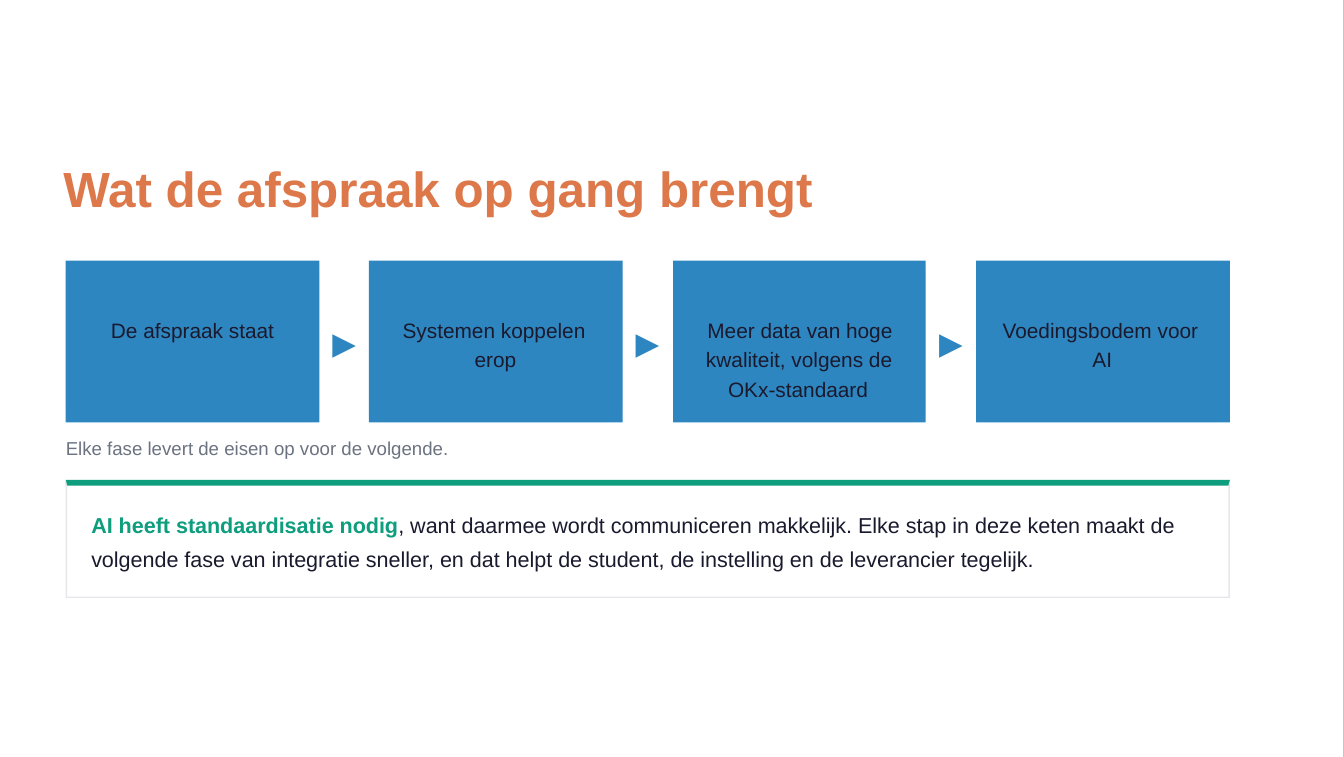
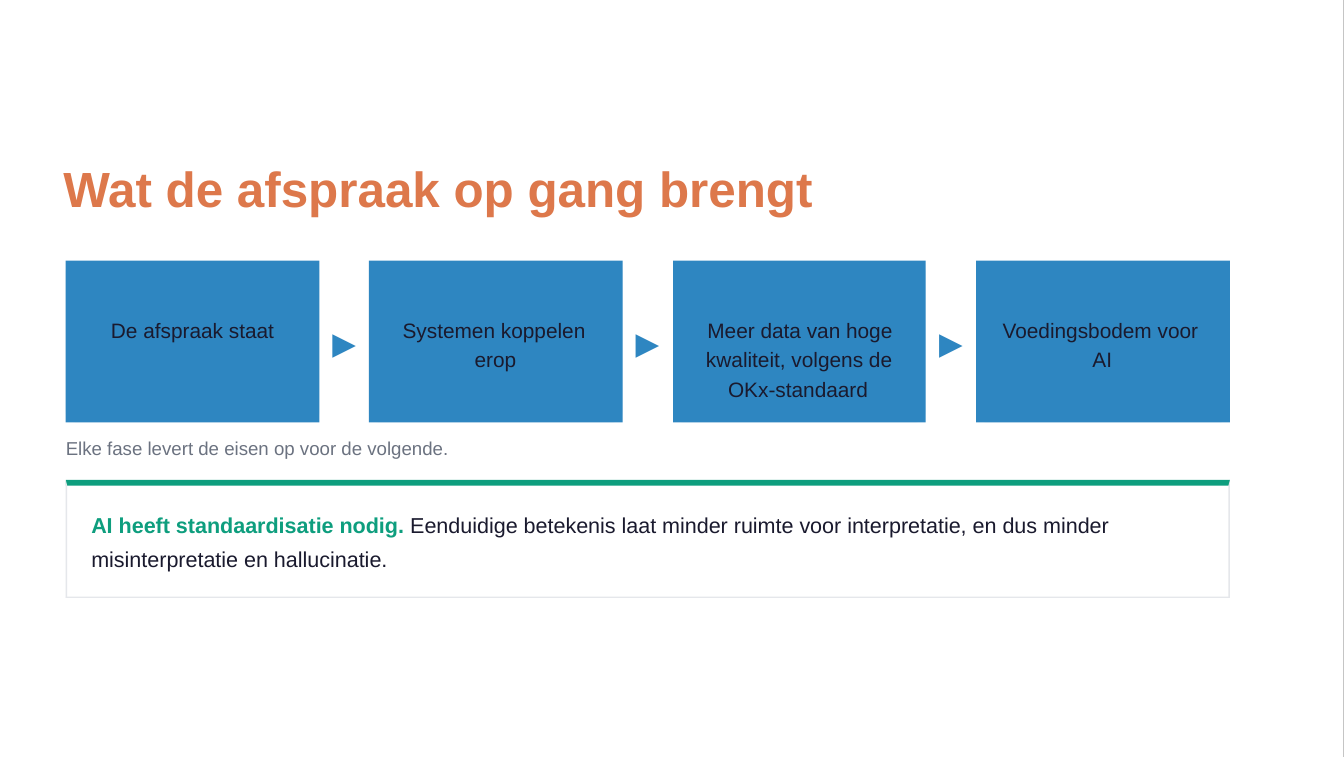
Before and after one commit to Npuls-OKx/meta, a slide deck: slide 9 of presentaties/export/260904_ai_houdbaarheid/260904_ai_houdbaarheid.pptx. Drawn at 1344x757 pixels with LibreOffice and Linux fonts; fonts in the diff are those of the drawing; background and template pictures are left out. Boxes give left, top, right and bottom in pixels: in the first picture for what was removed or moved away, otherwise in the second. Text is boxed around its words. In the diff, an @@ line names an element or a change of style, - is before the commit and + after.

Commit message:
Slides 7 tot en met 12 scherper en met minder omhaal
Slide 7: wat AI niet overneemt is nu komen tot een afspraak en de
verantwoordelijkheid daarvoor dragen, in plaats van de mandaatformulering
die zonder toelichting niet te volgen was. De statementbox is groen pastel.

Slide 8 bouwt daarop voort: onder het diagram staat nu wat een
specificatiestructuur, een aanbod, een verbintenis en een resultaat zijn,
met de reden erbij. Vier begrippen die in elk systeem hetzelfde moeten
betekenen, anders kan een student niet kiezen, inschrijven, leren en een
resultaat halen over die systemen heen.

Slide 9 komt in twee regels tot de kern: eenduidige betekenis laat minder
ruimte voor interpretatie, en dus minder misinterpretatie en hallucinatie.

Slide 12 was een menu van drie richtingen dat niemand had gevraagd. Er
staat nu een boodschap: de waarde zit in de betekenis, eenduidig
vastgelegd en machine-interpreteerbaar, met wat dat vraagt.

Relateert aan: #212

```diff
--- a/presentaties/export/260904_ai_houdbaarheid/260904_ai_houdbaarheid.pptx
+++ b/presentaties/export/260904_ai_houdbaarheid/260904_ai_houdbaarheid.pptx
@@ text at (x1=91, y1=517, x2=1109, y2=538): text changed @@
-AI heeft standaardisatie nodig, want daarmee wordt communiceren makkelijk. Elke stap in deze keten maakt de
+AI heeft standaardisatie nodig. Eenduidige betekenis laat minder ruimte voor interpretatie, en dus minder
@@ text removed at (x1=91, y1=551, x2=1034, y2=572) @@
-volgende fase van integratie sneller, en dat helpt de student, de instelling en de leverancier tegelijk.
@@ text added at (x1=91, y1=551, x2=387, y2=572), 11.8 pt, text #1A1A2E @@
+misinterpretatie en hallucinatie.
```
Also in this commit, not shown: 2 other slides changed, 1 slide added, 1 slide removed, 2 other files.
